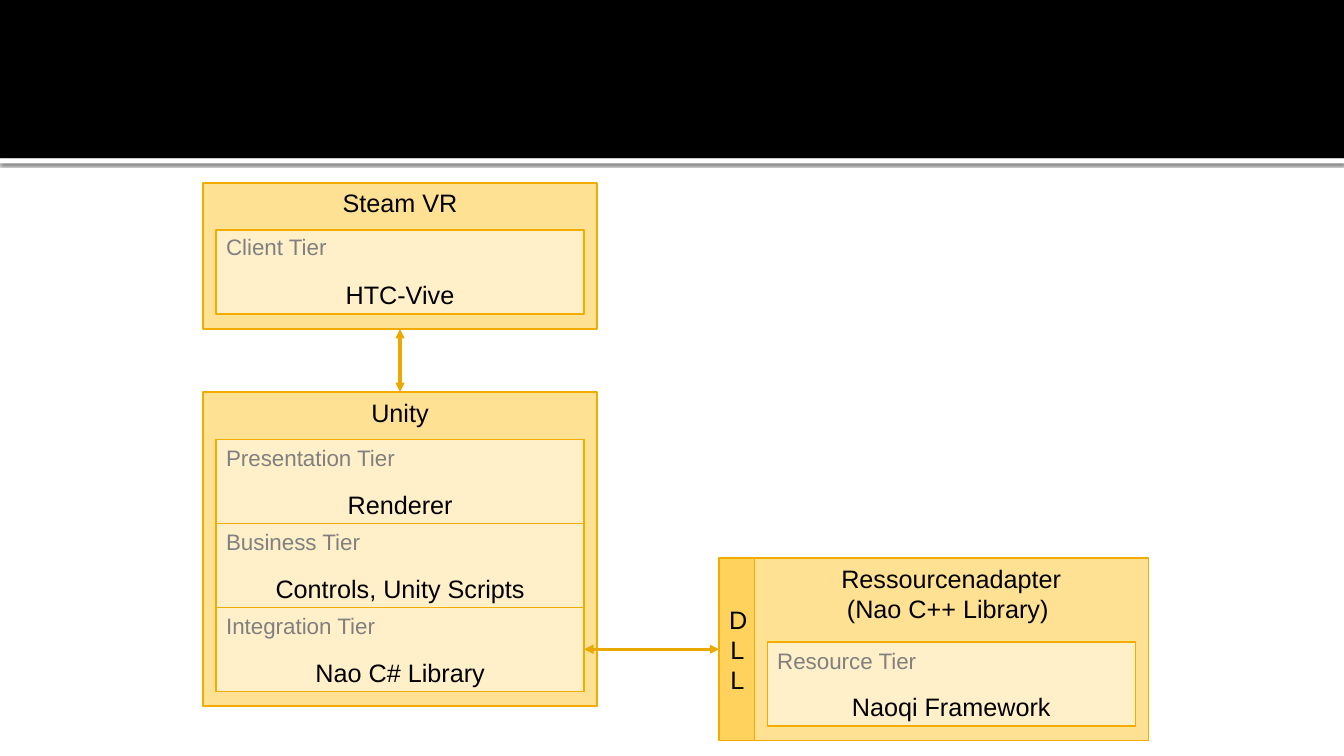
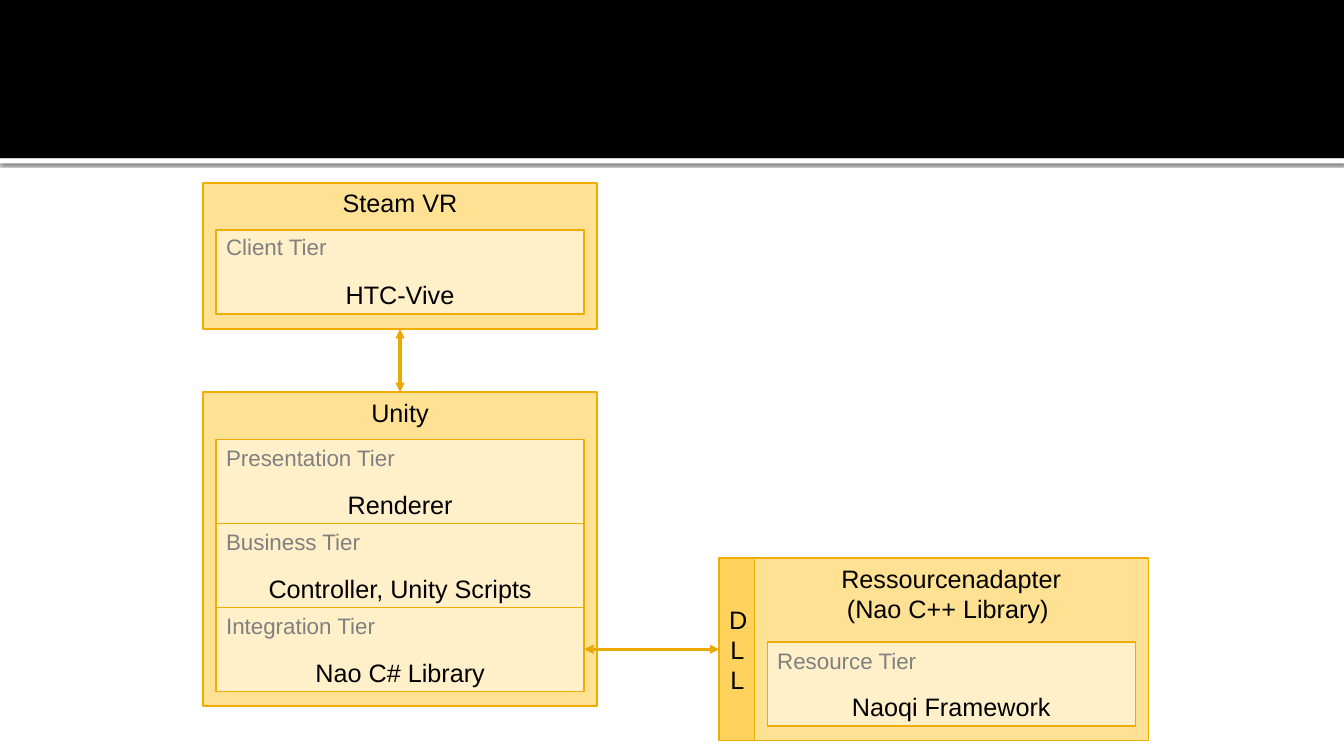
Before and after one commit to TheFreshMango/ViveNao, a slide deck: slide 2 of Dokumente/Kapitel/Architekturentwurf 0.1.pptx. Drawn at 1344x756 pixels with LibreOffice and Linux fonts; fonts in the diff are those of the drawing. Boxes give left, top, right and bottom in pixels: in the first picture for what was removed or moved away, otherwise in the second. Text is boxed around its words. In the diff, an @@ line names an element or a change of style, - is before the commit and + after.

```diff
--- a/Dokumente/Kapitel/Architekturentwurf 0.1.pptx
+++ b/Dokumente/Kapitel/Architekturentwurf 0.1.pptx
@@ text in rectangle at [269, 579, 532, 603]: text changed @@
-Controls, Unity Scripts
+Controller, Unity Scripts
```
Also in this commit, not shown: 2 other files.
